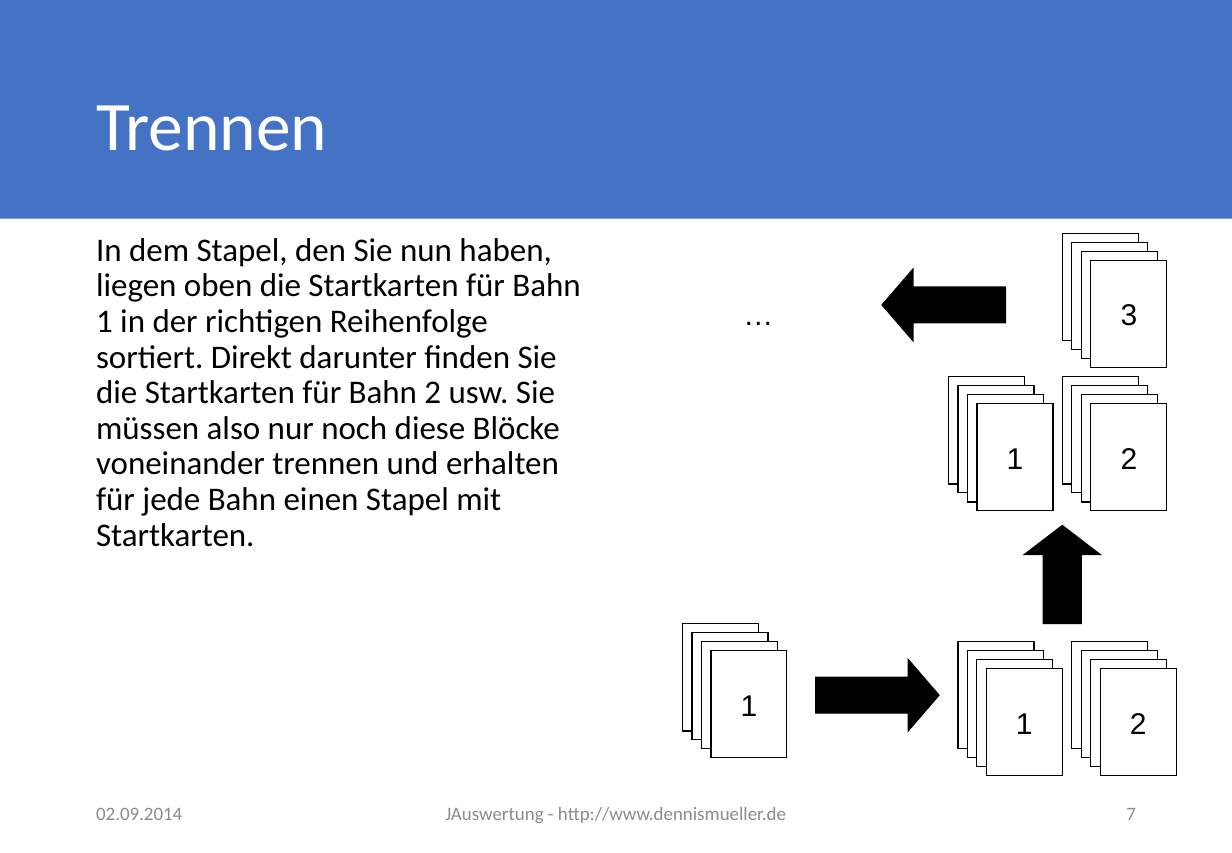
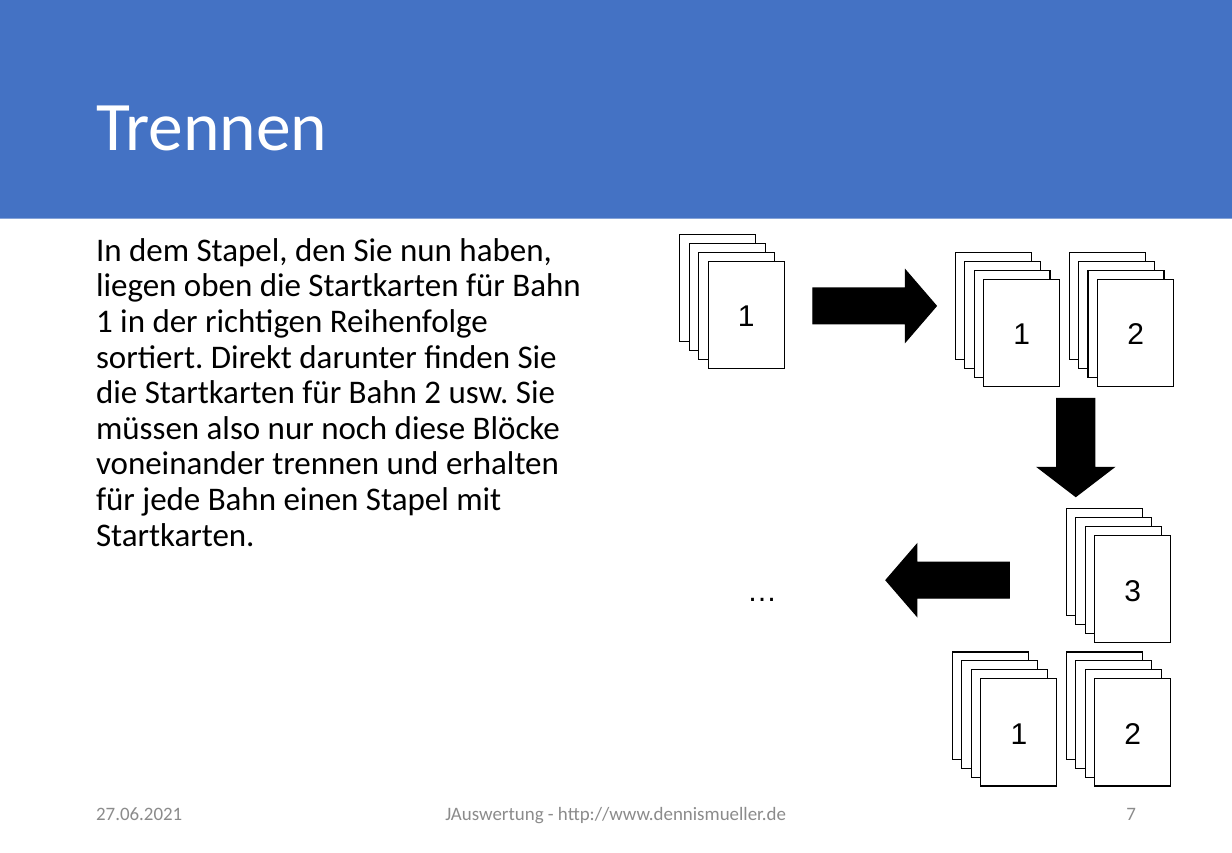
Before and after one commit to dennisfabri/JAuswertung, a slide deck: slide 7 of docs/Startkartendruck.pptx. Drawn at 1232x853 pixels with LibreOffice and Linux fonts; fonts in the diff are those of the drawing. Boxes give left, top, right and bottom in pixels: in the first picture for what was removed or moved away, otherwise in the second. Text is boxed around its words. In the diff, an @@ line names an element or a change of style, - is before the commit and + after.

```diff
--- a/docs/Startkartendruck.pptx
+++ b/docs/Startkartendruck.pptx
@@ 6 rectangles: place and size @@
-6 rectangles at (711, 642, 1167, 776)
+6 rectangles at (709, 253, 1165, 386)
@@ 6 rectangles, 1 right arrow: place and size @@
-6 rectangles, 1 right arrow at (683, 623, 1177, 776)
+6 rectangles, 1 right arrow at (680, 234, 1174, 386)
@@ right arrow at (1038, 399, 1114, 497): rotation 270 to 90 degrees @@
@@ 12 rectangles, 1 text, 1 right arrow: place and size @@
-12 rectangles, 1 text, 1 right arrow at (720, 233, 1167, 511)
+12 rectangles, 1 text, 1 right arrow at (725, 508, 1172, 786)
@@ text at (96, 807, 182, 820): text changed @@
-02.09.2014
+27.06.2021
```
Also in this commit, not shown: 6 other slides changed, 16 other files.
